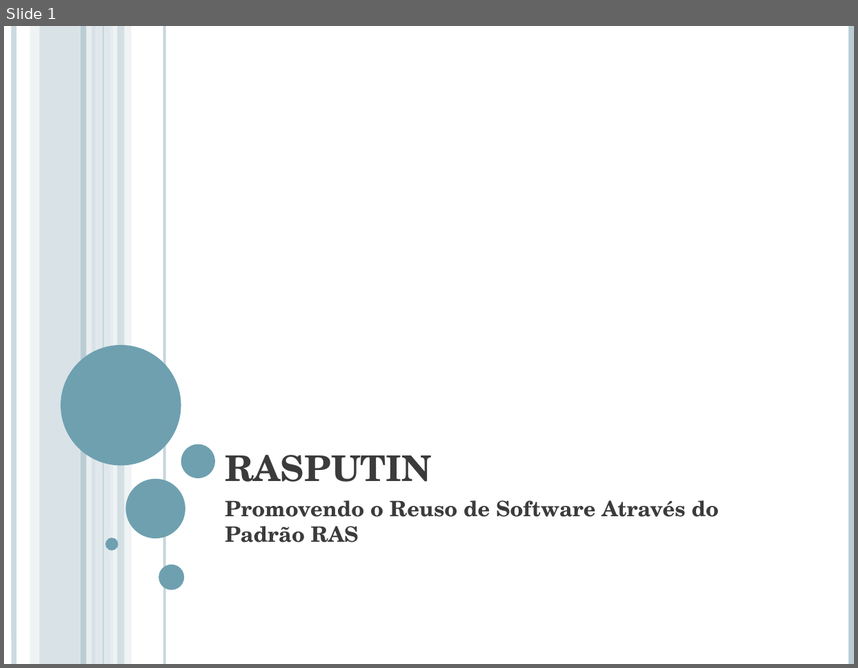
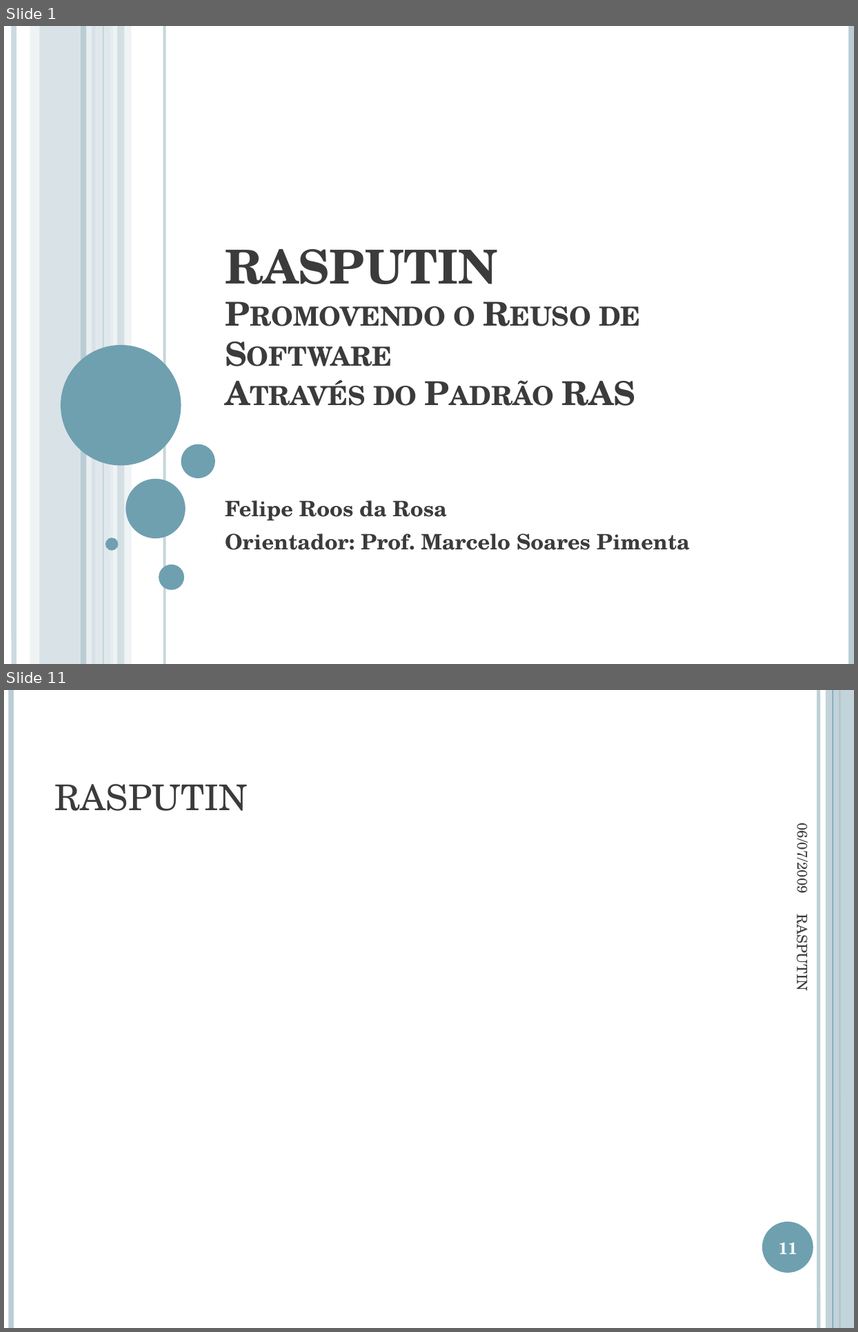
Before and after one commit to jmftrindade/ras4maven, a slide deck: PromotingSoftwareReuseWithRAS/RASPUTIN.pptx. Shown one above the other, each under a label of ours: slide 1 before the commit, slides 1 and 11 after it; the slides between them are not shown. The pictures are 858x668 and 858x1332 pixels, drawn with LibreOffice and Linux fonts; fonts in the diff are those of the drawing. Boxes give left, top, right and bottom in pixels: in the first picture for what was removed or moved away, otherwise in the second. Text is boxed around its words. In the diff, an @@ line names an element or a change of style, - is before the commit and + after.

```diff
--- a/PromotingSoftwareReuseWithRAS/RASPUTIN.pptx
+++ b/PromotingSoftwareReuseWithRAS/RASPUTIN.pptx
@@ slide 11 added at (4,690,854,1328), background #FFFFFF @@
@@ line added from (11, 690) to (11, 1328), #BACDD4 4.5 pt @@
@@ line added from (818, 690) to (818, 1328), #BACDD4 3 pt @@
@@ rectangle added at (826,690,854,1328), fill #BACDD4 at 87% opacity @@
@@ line added from (833, 690) to (833, 1328), #6EA0B0 0.75 pt @@
@@ line added from (840, 690) to (840, 1328), #6EA0B0 1.5 pt @@
@@ title added at (55,784,248,811), 30 pt, text #3B3B3B, small capitals @@
+RASPUTIN
@@ text added at (793,829,813,891), 12 pt, text #3B3B3B @@
+06/07/2009
@@ text added at (792,922,813,989), 12 pt, text #3B3B3B @@
+RASPUTIN
@@ ellipse added at (762,1221,813,1272), fill #6EA0B0 @@
@@ page number added at (779,1242,798,1254), 14 pt, text #FFFFFF, bold @@
+11
@@ slide 1 changed as well @@
@@ title at (225,249,641,405): text changed; size 30 to 27.9 pt @@
-RASPUTIN
+RASPUTIN
+Promovendo o Reuso de Software
+Através do Padrão RAS
@@ subtitle at (225,500,690,550): text changed @@
-Promovendo o Reuso de Software Através do Padrão RAS
+Felipe Roos da Rosa
+Orientador: Prof. Marcelo Soares Pimenta
```
Also in this commit, not shown: 19 other slides added, 2 slides removed.
